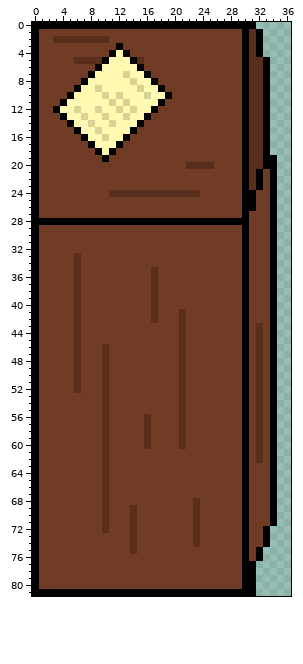
Two versions of one sprite sheet, sprites/spr_closet_2/layers/197d2271-668d-4444-947e-8f7041eb6726/f835fe68-c9c0-4751-9a75-f301b7de546a.png. The picture above is the old version.
The file is 37x82 pixels.
Once edited:
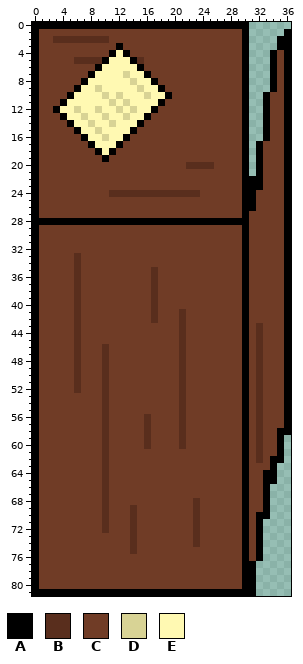
Palette (. is transparent): A #000000  B #592e1d  C #703c26  D #d8d395  E #fff9b2
Changes in this commit:
y 0: x 31 A -> .
y 1: x 31..32 BA -> ..; x 36 . -> A
y 2..3: x 31..32 BA -> ..; x 35..36 .. -> AA
y 4: x 31..32 BA -> ..; x 34..36 ... -> ACA
y 5..9: x 31..36 BBA... -> ...ACA
y 10..16: x 31..32 BB -> ..; x 34..36 ... -> CCA
y 17..18: x 31..36 BBA... -> .ACCCA
y 19..20: x 31..36 BBAA.. -> .ACCCA
y 21: x 31 B -> .; x 34..36 A.. -> CCA
y 22..23: x 31 B -> A; x 34..36 A.. -> CCA
y 24..57: x 34..36 A.. -> CCA
y 58: x 34..36 A.. -> CAA
y 59..61: x 34..35 A. -> CA
y 62: x 35 . -> A
y 64..65: x 33 C -> A
y 66..69: x 33..34 CA -> A.
y 70: x 32..34 CCA -> AA.
y 71: x 32..34 CCA -> A..
y 72..74: x 32..33 CA -> A.
Boxes around the changes in both pictures, in picture pixels (x1, y1, x2, y2):
changed: (249, 22, 291, 547)
